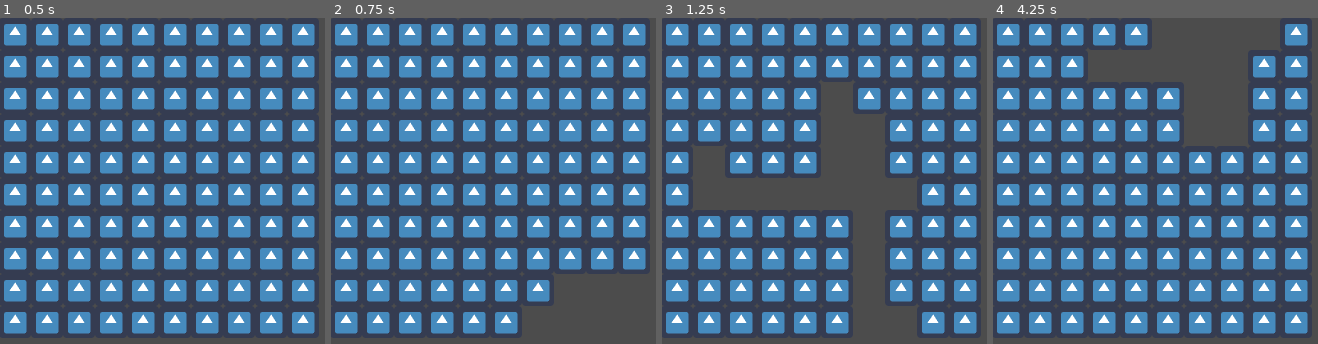
Above: before the commit, frames 1-4 (left to right).
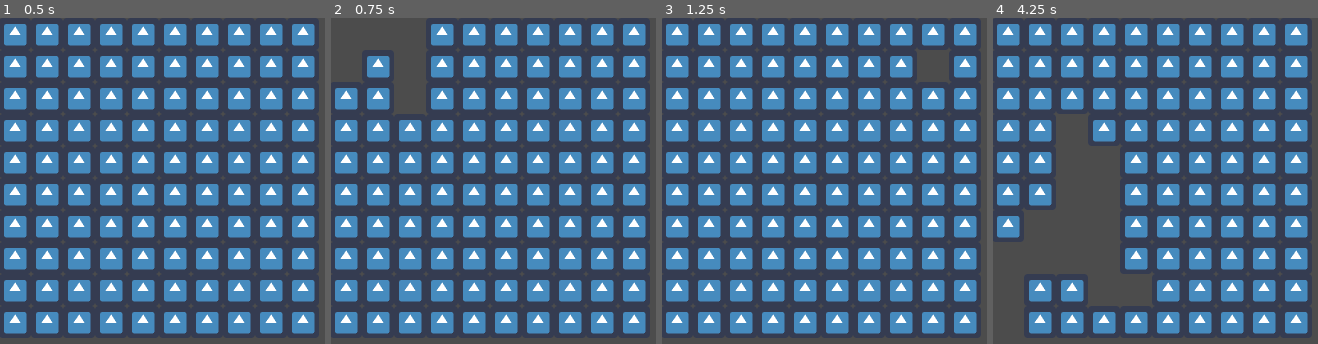
Above: after the commit, the same moments.

Repository: EvilYep/godot-rogue-like-tutorial
Game: Godot game, scene res://Scenes/DungeonGenerator/DungeonGenerator.tscn
The game is run twice, just before and just after one commit, with the same random seed, the same clock (stepped at 60 frames per second) and the same inputs. This scene is started directly instead of the project's main scene. The engine's default icon, where the game draws it, is replaced by a stand-in: a white triangle on a blue panel in a dark square.
Inputs:
- Up to frame 1 (0.5 s): no input
- Up to frame 2 (0.75 s): tap Enter (ui_accept) at 0.5 s; hold Right (ui_right) from 0.53 s (still down); hold Ctrl (block) from 0.53 s (still down)
- Up to frame 3 (1.25 s): keep holding Right (ui_right); keep holding Ctrl (block); tap Enter (ui_accept) at 0.77 s
- Up to frame 4 (4.25 s): release Right (ui_right) at 1.28 s; release Ctrl (block) at 1.28 s; hold Down (ui_down) 1.28-2.03 s; tap Ctrl (block) at 1.35, 2.85 s; tap Enter (ui_accept) at 1.52, 3.02, 3.77 s; hold Right (ui_right) 2.03-2.78 s; hold Ctrl (block) 2.03-2.78 s; hold Up (ui_up) 2.78-3.53 s; hold Left (ui_left) from 3.53 s (still down); hold Ctrl (block) from 3.53 s (still down)

Frame 1 is identical in both runs. In frame 2, 6.1% of the frame differs, in the area x 1-97%, y 1-97%; in frame 3, 9.0%; in frame 4, 14%, in the area x 1-88%, y 1-97%.

Commit message:
Dungeon Generator & Dijkstra map :european_castle:

Diff:
--- a/Scenes/DungeonGenerator/DungeonGenerator.gd
+++ b/Scenes/DungeonGenerator/DungeonGenerator.gd
@@ -2,15 +2,32 @@
 
 class_name DungeonGenerator
 
+const MIN_DUNGEON_DEPTH = 10
 enum CELL_TYPE {
 	EMPTY,
 	WALL
 }
 
+onready var tilemap = $TileMap
+
 export var grid_size := Vector2(10, 10)
 var grid : Array = []
 
 var walker_array : Array = []
+var dijkstra_map : Array = []
+
+var entry_cell : Vector2
+var exit_cell : Vector2
+
+#### SUB-CLASS ####
+
+class CellDistance:
+	var cell := Vector2.INF
+	var dist : int = -1
+
+	func _init(_cell: Vector2, _dist: int) -> void:
+		cell = _cell
+		dist = _dist
 
 #### ACCESSORS ####
 
@@ -29,16 +46,29 @@
 
 func _generate_dungeon() -> void:
 	print("Generation started")
+	_init_grid()
+	dijkstra_map = []
 
-	_init_grid()
-	_place_walker()
+	while(_get_dungeon_depth() < MIN_DUNGEON_DEPTH):
+		_init_grid()
+		dijkstra_map = []
+		entry_cell = _get_random_cell()
+		_place_walker(entry_cell)
 
-	while(!walker_array.empty()):
-		for walker in walker_array:
-			var accessible_cells = get_accessible_cells(walker.cell)
-			walker.step(accessible_cells)
-			yield(get_tree().create_timer(0.02), "timeout")
-			_update_grid_display()
+		while(!walker_array.empty()):
+			for walker in walker_array:
+				var accessible_cells = get_accessible_cells(walker.cell)
+				walker.step(accessible_cells)
+				yield(get_tree().create_timer(0.02), "timeout")
+				_update_grid_display()
+
+		_compute_cell_distances(entry_cell)
+
+	var furtherest_cells = _get_furtherest_cells()
+	exit_cell = furtherest_cells[randi() % furtherest_cells.size()]
+
+	_place_entry_and_exit_cells()
+	_display_dijkstra_map()
 
 	print("Generation finished")
 
@@ -59,12 +89,9 @@
 		for j in range(grid_size.y):
 			var cell_type = grid[i][j]
 
-			$TileMap.set_cell(i, j, cell_type - 1)
+			tilemap.set_cell(i, j, cell_type - 1)
 
-func _place_walker(cell := Vector2.INF, max_nb_steps: int = 9, nb_sub_walkers: int = 2) -> void:
-	if cell == Vector2.INF:
-		cell = Vector2(randi() % int(grid_size.x), randi() % int(grid_size.y))
-
+func _place_walker(cell: Vector2, max_nb_steps: int = 9, nb_sub_walkers: int = 2) -> void:
 	var walker = Walker.new(cell, max_nb_steps, nb_sub_walkers)
 	walker_array.append(walker)
 	add_child(walker)
@@ -73,6 +100,8 @@
 	__ = walker.connect("arrived", self, "_on_walker_arrived", [walker])
 	__ = walker.connect("sub_walker_creation", self, "_on_walker_sub_walker_creation")
 
+func _get_random_cell() -> Vector2:
+	return Vector2(randi() % int(grid_size.x), randi() % int(grid_size.y))
 
 func get_accessible_cells(cell: Vector2) -> Array:
 	var adjacent_cells = Utils.get_adjacent_cells(cell)
@@ -87,6 +116,69 @@
 func is_inside_grid(cell: Vector2) -> bool:
 	return cell.x >= 0 && cell.x < grid_size.x && \
 			cell.y >= 0 && cell.y < grid_size.y
+
+func _compute_cell_distances(cell: Vector2, distance : int = 0) -> void:
+	if dijkstra_map.empty():
+		dijkstra_map.append(CellDistance.new(cell, 0))
+
+	distance += 1
+
+	var adjacent_cells = Utils.get_adjacent_cells(cell)
+
+	for adj_cell in adjacent_cells:
+		var tile_id = tilemap.get_cell(adj_cell.x, adj_cell.y)
+
+		if tile_id != -1 or !is_inside_grid(adj_cell):
+			continue
+
+		var cell_dist = get_dijkstra_cell_distance(adj_cell)
+
+		if cell_dist == null:
+			dijkstra_map.append(CellDistance.new(adj_cell, distance))
+			_compute_cell_distances(adj_cell, distance)
+		elif cell_dist.dist > distance:
+			cell_dist.dist = distance
+			_compute_cell_distances(adj_cell, distance)
+
+func get_dijkstra_cell_distance(cell: Vector2) -> CellDistance:
+	for cell_dist in dijkstra_map:
+		if cell_dist.cell.is_equal_approx(cell) :
+			return cell_dist
+	return null
+
+func _display_dijkstra_map() -> void:
+	for child in $CellDistances.get_children():
+		child.queue_free()
+
+	var cell_size = tilemap.get_cell_size()
+
+	for cell_dist in dijkstra_map:
+		var label = Label.new()
+		label.text = String(cell_dist.dist)
+		label.set_position(cell_dist.cell * cell_size * tilemap.scale)
+		$CellDistances.add_child(label)
+
+func _place_entry_and_exit_cells() -> void:
+	var entry_id = tilemap.tile_set.find_tile_by_name("entry")
+	tilemap.set_cellv(entry_cell, entry_id)
+
+	var exit_id = tilemap.tile_set.find_tile_by_name("exit")
+	tilemap.set_cellv(exit_cell, exit_id)
+
+func _get_furtherest_cells() -> PoolVector2Array:
+	var dungeon_depth = _get_dungeon_depth()
+	var furtherest_cells = PoolVector2Array()
+	for cell_dist in dijkstra_map:
+		if cell_dist.dist == dungeon_depth:
+			furtherest_cells.append(cell_dist.cell)
+	return furtherest_cells
+
+func _get_dungeon_depth() -> int:
+	var max_depth = 0
+	for cell_dist in dijkstra_map:
+		if cell_dist.dist > max_depth:
+			max_depth = cell_dist.dist
+	return max_depth
 
 #### INPUTS ####
 
--- a/Scenes/DungeonGenerator/DungeonGenerator.tscn
+++ b/Scenes/DungeonGenerator/DungeonGenerator.tscn
@@ -1,7 +1,8 @@
-[gd_scene load_steps=4 format=2]
+[gd_scene load_steps=5 format=2]
 
 [ext_resource path="res://icon.png" type="Texture" id=1]
 [ext_resource path="res://Scenes/DungeonGenerator/DungeonGenerator.gd" type="Script" id=2]
+[ext_resource path="res://Scenes/DungeonGenerator/EntryExit.png" type="Texture" id=3]
 
 [sub_resource type="TileSet" id=1]
 0/name = "icon.png 0"
@@ -18,6 +19,34 @@
 0/shape_one_way_margin = 0.0
 0/shapes = [  ]
 0/z_index = 0
+1/name = "entry"
+1/texture = ExtResource( 3 )
+1/tex_offset = Vector2( 0, 0 )
+1/modulate = Color( 1, 1, 1, 1 )
+1/region = Rect2( 0, 0, 64, 64 )
+1/tile_mode = 0
+1/occluder_offset = Vector2( 0, 0 )
+1/navigation_offset = Vector2( 0, 0 )
+1/shape_offset = Vector2( 0, 0 )
+1/shape_transform = Transform2D( 1, 0, 0, 1, 0, 0 )
+1/shape_one_way = false
+1/shape_one_way_margin = 0.0
+1/shapes = [  ]
+1/z_index = 0
+2/name = "exit"
+2/texture = ExtResource( 3 )
+2/tex_offset = Vector2( 0, 0 )
+2/modulate = Color( 1, 1, 1, 1 )
+2/region = Rect2( 64, 0, 64, 64 )
+2/tile_mode = 0
+2/occluder_offset = Vector2( 0, 0 )
+2/navigation_offset = Vector2( 0, 0 )
+2/shape_offset = Vector2( 0, 0 )
+2/shape_transform = Transform2D( 1, 0, 0, 1, 0, 0 )
+2/shape_one_way = false
+2/shape_one_way_margin = 0.0
+2/shapes = [  ]
+2/z_index = 0
 
 [node name="DungeonGenerator" type="Node2D"]
 script = ExtResource( 2 )
@@ -27,3 +56,7 @@
 scale = Vector2( 0.5, 0.5 )
 tile_set = SubResource( 1 )
 format = 1
+
+[node name="CellDistances" type="Control" parent="."]
+margin_right = 40.0
+margin_bottom = 40.0
Binary file added: Scenes/DungeonGenerator/EntryExit.png
Not shown, added: Scenes/DungeonGenerator/EntryExit.png.import
